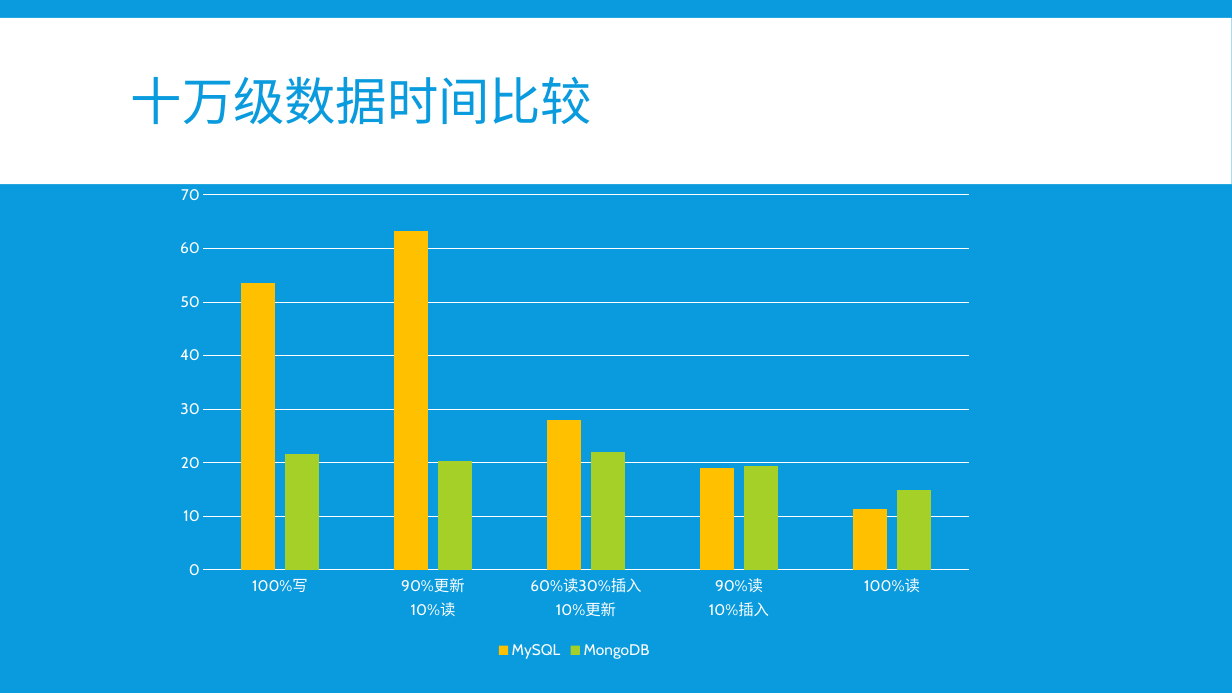
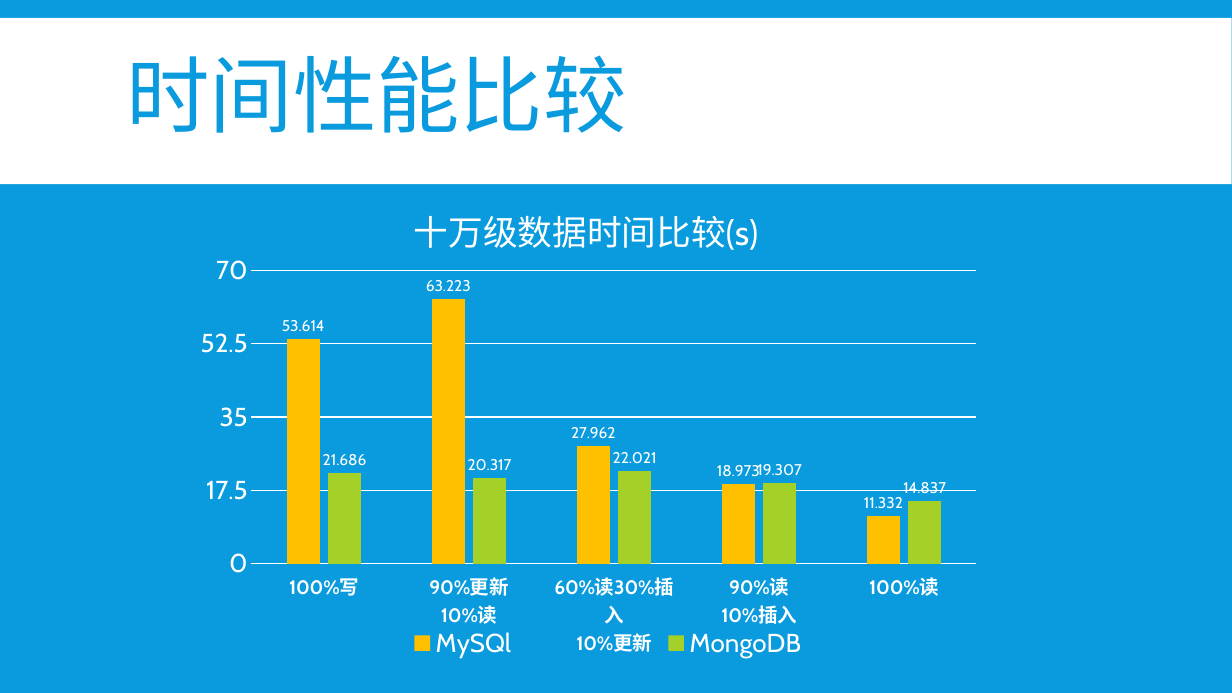
Before and after one commit to b4ubles/PCBNS, a slide deck: slide 18 of doc/NoSQL vs SQL.pptx (slide 16 before the commit). Drawn at 1232x693 pixels with LibreOffice and Linux fonts; fonts in the diff are those of the drawing. Boxes give left, top, right and bottom in pixels: in the first picture for what was removed or moved away, otherwise in the second. Text is boxed around its words. In the diff, an @@ line names an element or a change of style, - is before the commit and + after.

```diff
--- a/doc/NoSQL vs SQL.pptx
+++ b/doc/NoSQL vs SQL.pptx
@@ title at bbox=[126, 55, 626, 133]: text changed; size 40 to 65 pt; font Cabin to Roboto @@
-十万级数据时间比较
+时间性能比较
@@ column chart at bbox=[182, 195, 981, 670] @@
@@ title "十万级数据时间比较(s)" added @@
-MySQL: 54, 63, 28, 19, 11
+MySQl: 53.614, 63.223, 27.962, 18.973, 11.332
@@ data labels of MySQl added @@
-MongoDB: 22, 20, 22, 19, 15
+MongoDB: 21.686, 20.317, 22.021, 19.307, 14.837
@@ data labels of MongoDB added @@
@@ legend changed @@
@@ category axis changed @@
@@ value axis changed @@
@@ plot area changed @@
@@ lettering changed @@
@@ column chart: place and size @@
-column chart at bbox=[164, 116, 985, 664]
+column chart at bbox=[182, 195, 981, 670]
```
Also in this commit, not shown: 26 other slides changed, 12 slides added, 3 slides removed.
